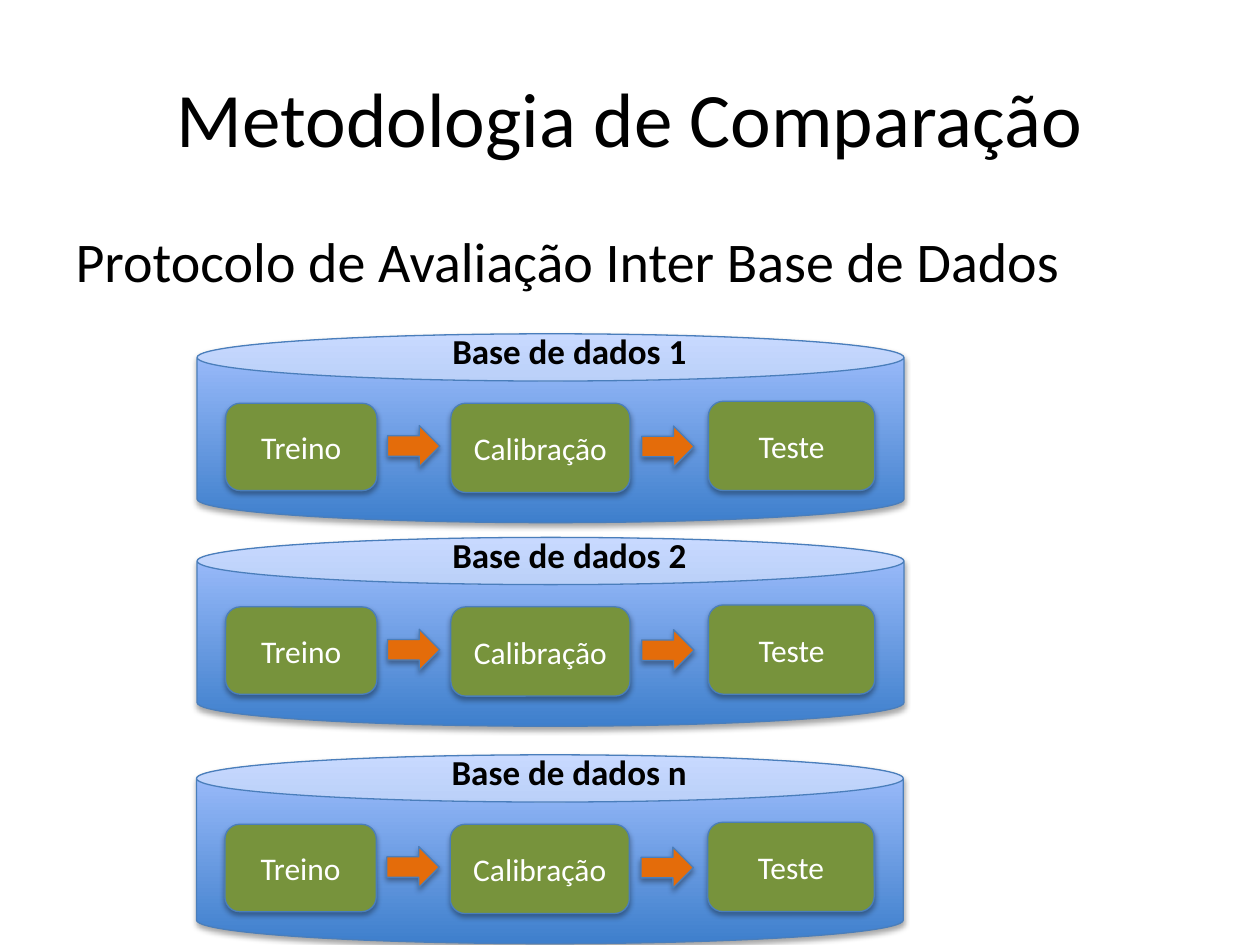
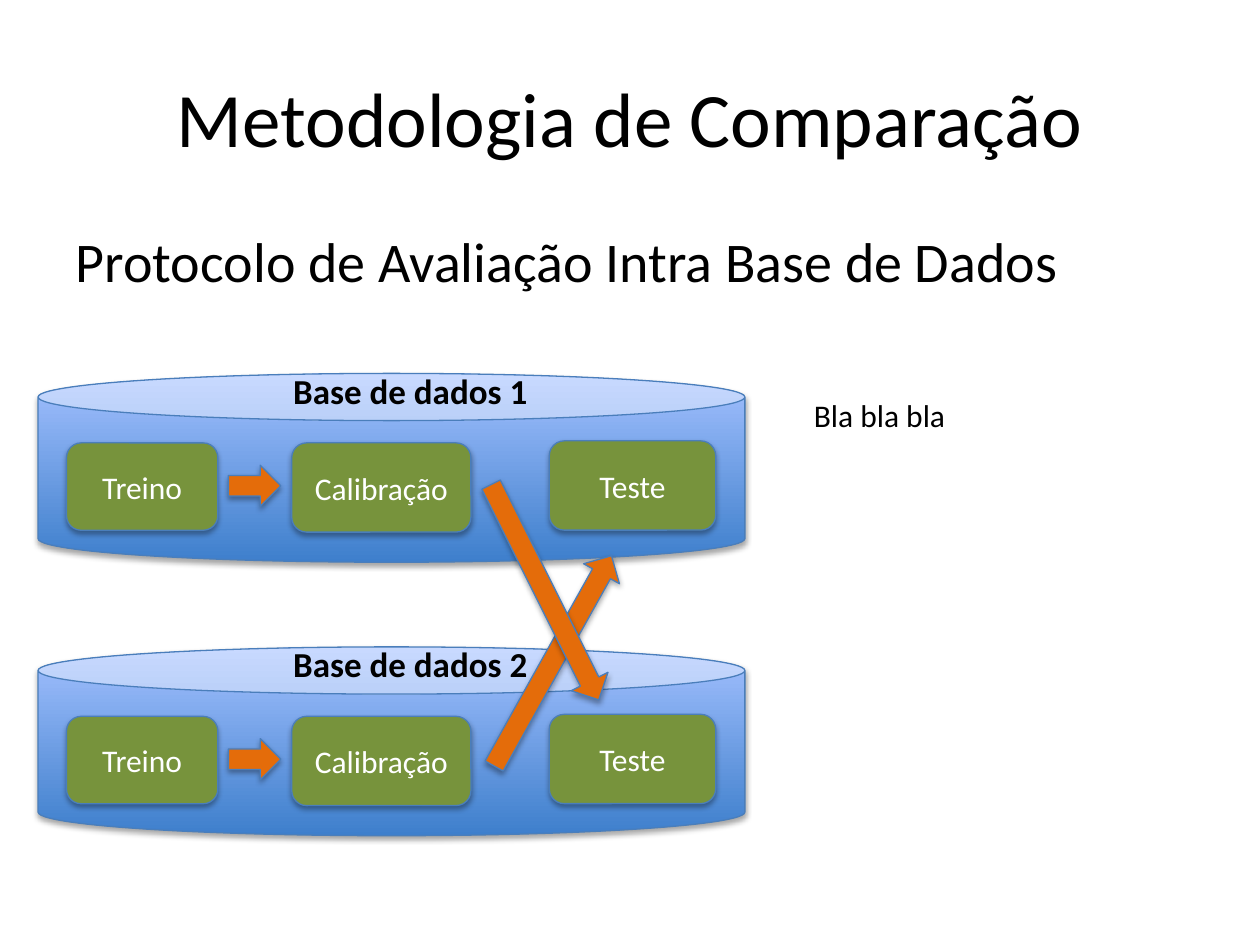
Before and after one commit to tiagofrepereira2012/masters_thesis, a slide deck: slide 30 of qualification/presentation/Presentation.pptx. Drawn at 1260x945 pixels with LibreOffice and Linux fonts; fonts in the diff are those of the drawing. Boxes give left, top, right and bottom in pixels: in the first picture for what was removed or moved away, otherwise in the second. Text is boxed around its words. In the diff, an @@ line names an element or a change of style, - is before the commit and + after.

Commit message:
Added more slides

```diff
--- a/qualification/presentation/Presentation.pptx
+++ b/qualification/presentation/Presentation.pptx
@@ text at (x1=76, y1=243, x2=1057, y2=292): text changed @@
-Protocolo de Avaliação Inter Base de Dados
+Protocolo de Avaliação Intra Base de Dados
@@ text added at (x1=814, y1=405, x2=945, y2=428), 18 pt, text #000000 @@
+Bla bla bla
@@ 3 rounded rectangles, 1 text, 1 cylinder, 1 right arrow moved together from (x1=197, y1=334, x2=903, y2=523) to (x1=38, y1=373, x2=745, y2=562) @@
@@ right arrow at (x1=472, y1=476, x2=617, y2=710): rotation 0 to 63 degrees @@
@@ right arrow at (x1=476, y1=546, x2=629, y2=776): rotation 0 to 299 degrees @@
@@ 3 rounded rectangles, 1 text, 1 cylinder, 1 right arrow moved together from (x1=197, y1=538, x2=903, y2=727) to (x1=38, y1=646, x2=745, y2=835) @@
@@ group removed at (x1=197, y1=755, x2=903, y2=944): 3 rounded rectangles, 2 right arrows, 1 cylinder, 1 text @@
-Treino
-Calibração
-Teste
-Base de dados n
```
Also in this commit, not shown: 1 other slide changed, 2 slides added.
